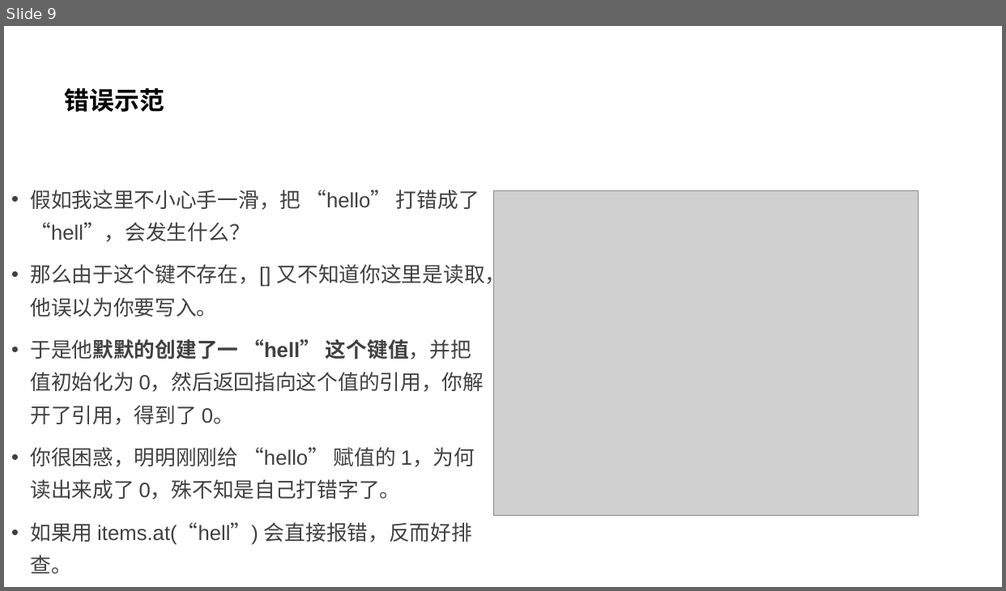
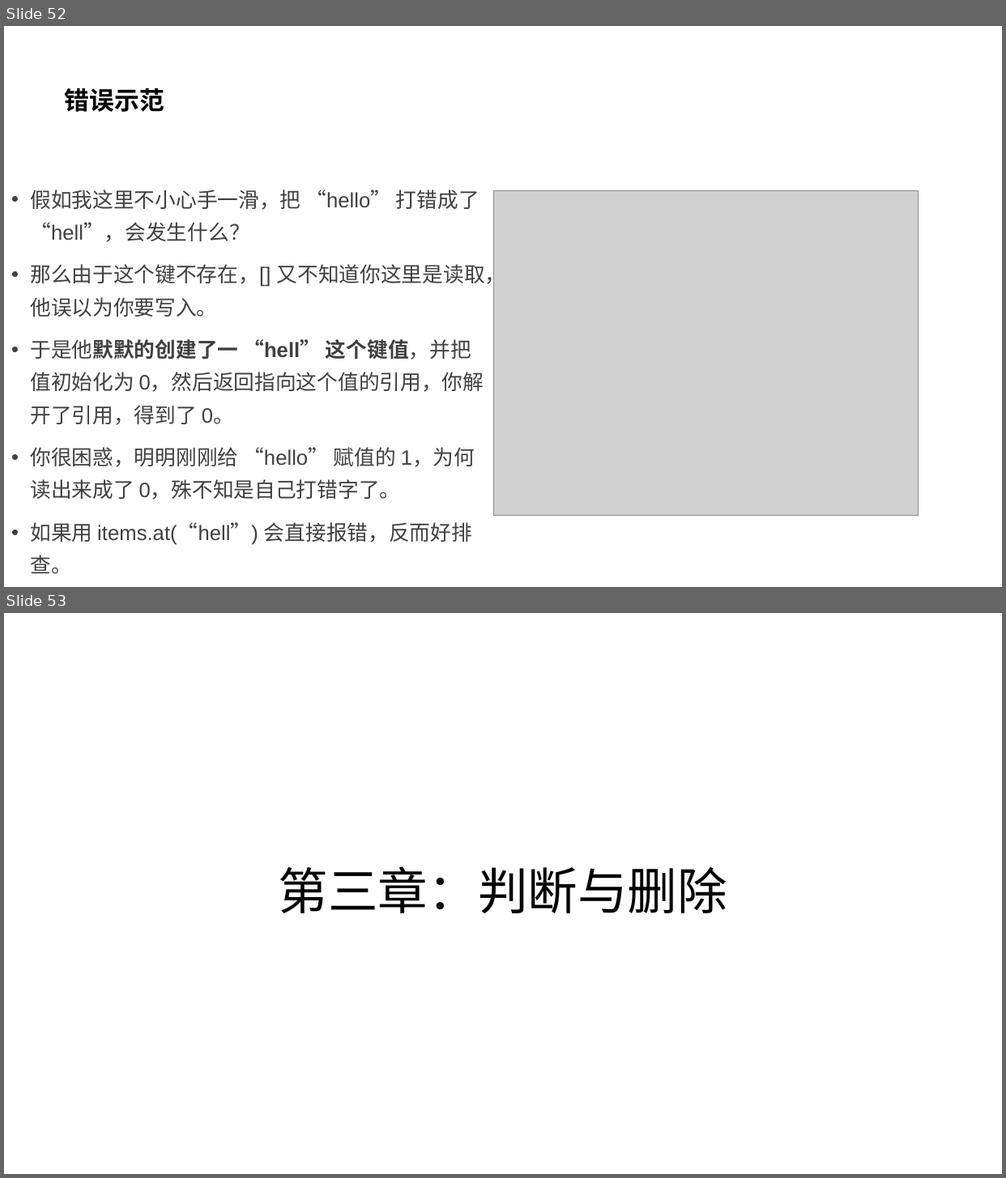
Before and after one commit to parallel101/course, a slide deck: 17/slides.pptx. Shown one above the other, each under a label of ours: slide 9 before the commit, slides 52 and 53 after it. The pictures are 1006x591 and 1006x1178 pixels, drawn with LibreOffice and Linux fonts; fonts in the diff are those of the drawing; grey boxes stand for pictures. Boxes give left, top, right and bottom in pixels: in the first picture for what was removed or moved away, otherwise in the second. Text is boxed around its words. In the diff, an @@ line names an element or a change of style, - is before the commit and + after.

```diff
--- a/17/slides.pptx
+++ b/17/slides.pptx
@@ slide 53 added at (4, 613, 1002, 1174), background #FFFFFF @@
@@ title added at (279, 867, 727, 914), 48 pt, text #000000 @@
+第三章：判断与删除
@@ what was slide 9 is now slide 52 @@
```
Also in this commit, not shown: 9 slides changed, 45 other slides added, 1 slide removed, 6 other files.
